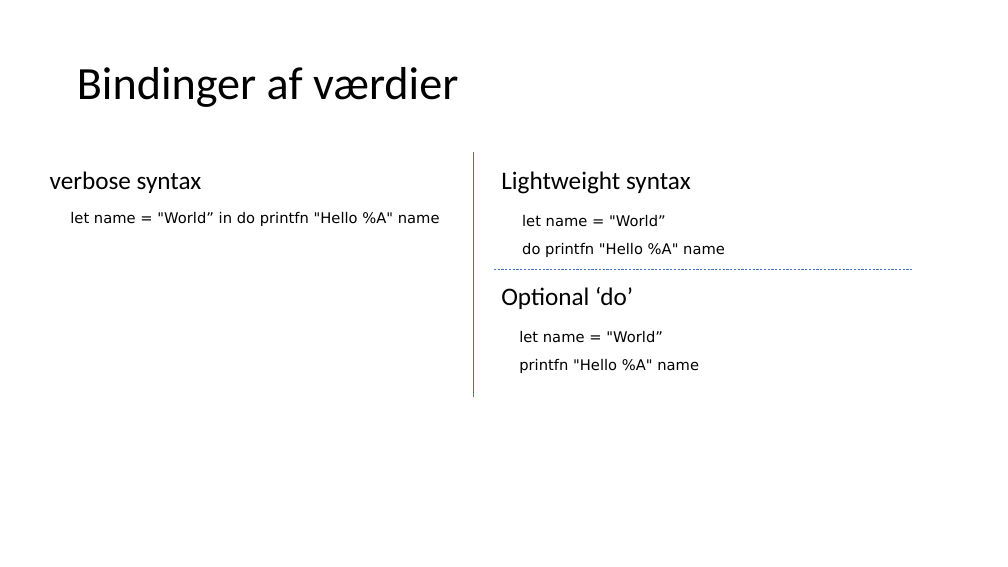
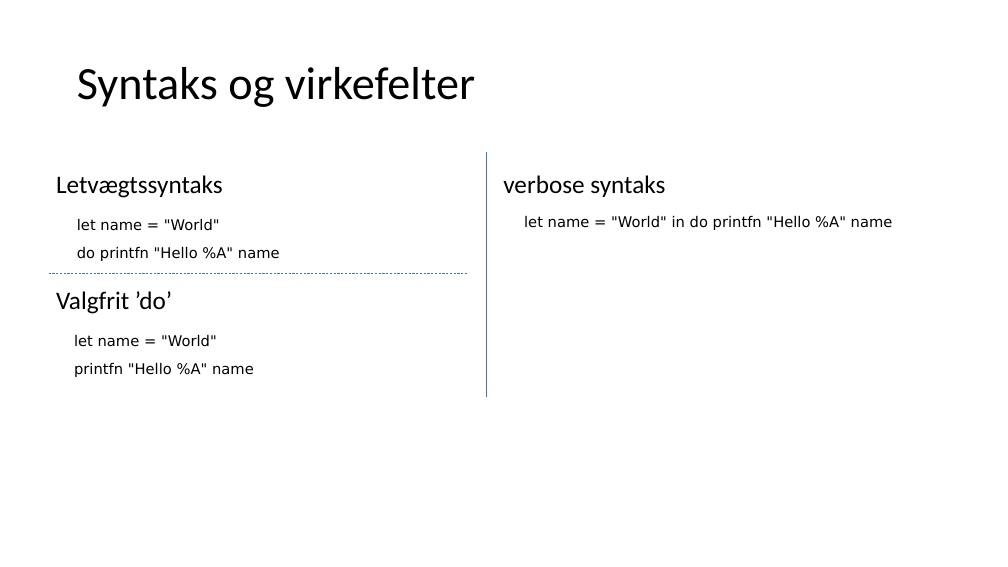
Before and after one commit to fisterloegsovs/pop22, a slide deck: slide 3 of lectures/3.2FunctionsNPrintf/lecture.pptx (slide 2 before the commit). Drawn at 1008x567 pixels with LibreOffice and Linux fonts; fonts in the diff are those of the drawing. Boxes give left, top, right and bottom in pixels: in the first picture for what was removed or moved away, otherwise in the second. Text is boxed around its words. In the diff, an @@ line names an element or a change of style, - is before the commit and + after.

Commit message:
lecture 3.2 done

```diff
--- a/lectures/3.2FunctionsNPrintf/lecture.pptx
+++ b/lectures/3.2FunctionsNPrintf/lecture.pptx
@@ title at <box>77,67,475,107</box>: text changed @@
-Bindinger af værdier
+Syntaks og virkefelter
@@ text added at <box>56,175,223,198</box>, 24 pt, text #000000 @@
+Letvægtssyntaks
@@ line moved from (473, 151) - (473, 397) to (486, 151) - (486, 397) @@
@@ text removed at <box>501,171,691,194</box> @@
-Lightweight syntax
@@ text at <box>503,175,665,197</box>: text changed @@
-verbose syntax
+verbose syntaks
@@ text at <box>77,218,220,231</box>: text changed @@
-let name = "World”
+let name = "World"
@@ text at <box>524,215,893,230</box>: text changed @@
-let name = "World” in do printfn "Hello %A" name
+let name = "World" in do printfn "Hello %A" name
@@ 2 texts, 1 line: place and size @@
-2 texts, 1 line at <box>494,214,913,373</box>
+2 texts, 1 line at <box>48,218,468,377</box>
@@ text at <box>56,291,172,314</box>: text changed @@
-Optional ‘do’
+Valgfrit ’do’
@@ text at <box>74,334,217,347</box>: text changed @@
-let name = "World”
+let name = "World"
```
Also in this commit, not shown: 6 other slides changed, 3 slides removed, 3 other files.
